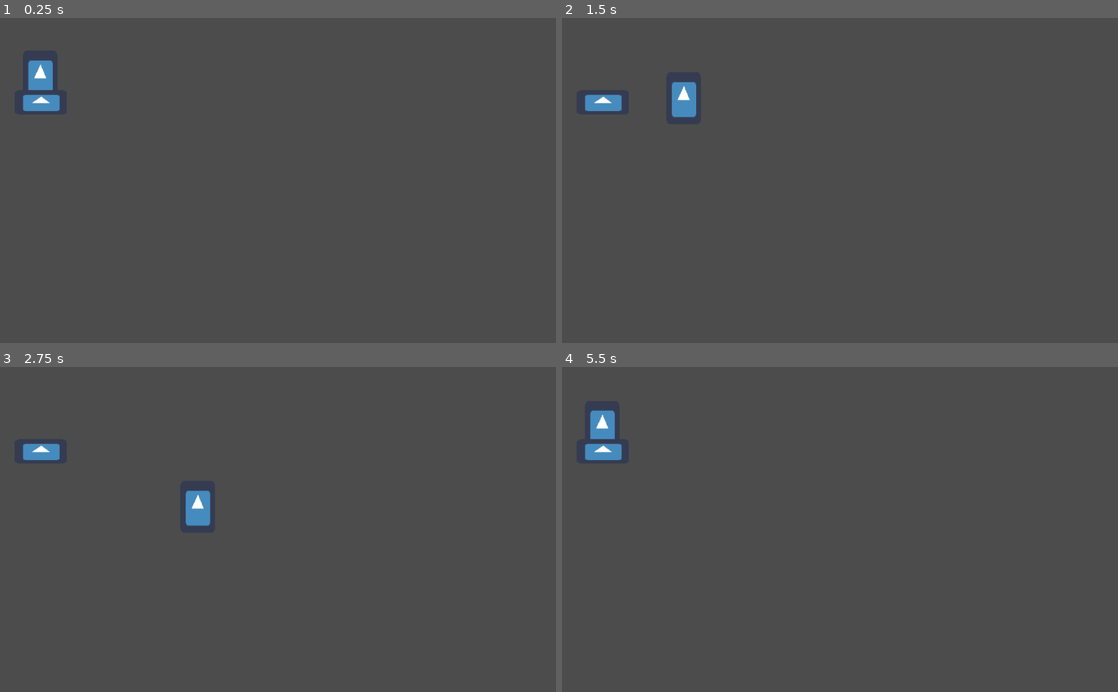
Above: before the commit, frames 1-4 (two rows, left to right).
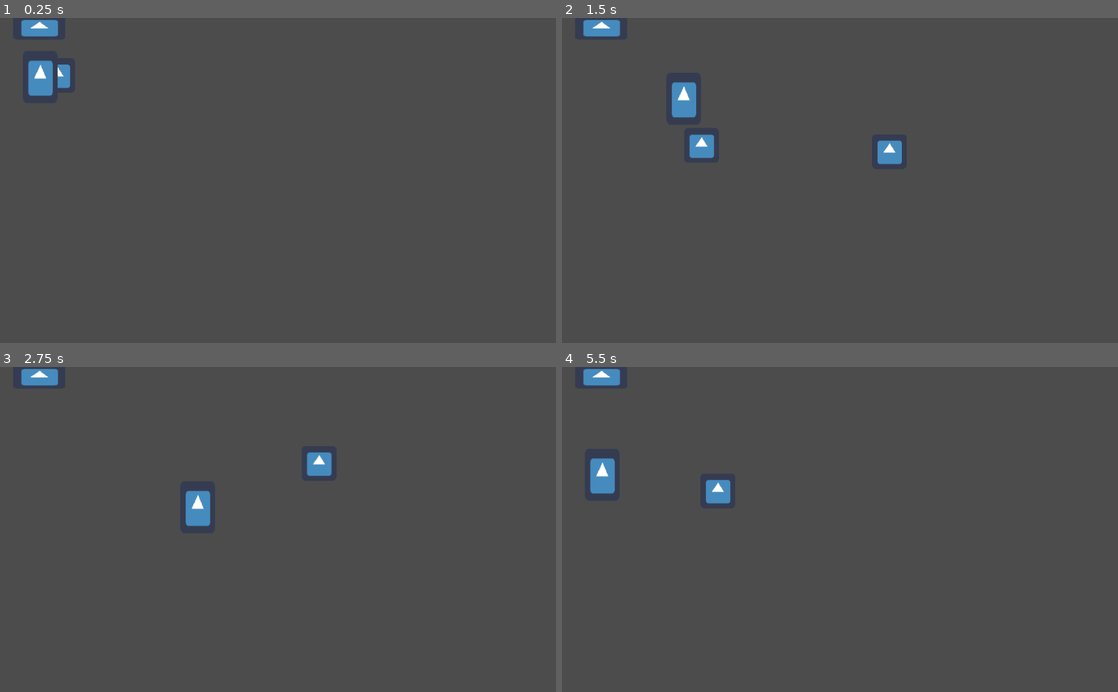
Above: after the commit, the same moments.

Repository: reidbhuntley/snowfort
Game: Godot game, scene res://Scenes/Main.tscn
The game is run twice, just before and just after one commit, with the same random seed, the same clock (stepped at 60 frames per second) and the same inputs. The engine's default icon, where the game draws it, is replaced by a stand-in: a white triangle on a blue panel in a dark square.
Inputs (mouse positions are in pixels of both pictures, inside the frame that each line leads up to):
- Up to frame 1 (0.25 s): no input
- Up to frame 2 (1.5 s): move the mouse to (962, 164) at 0.52 s; hold D (move_right) 0.53-1.28 s; click (962, 164) at 0.6 s; move the mouse to (728, 196) at 1.27 s; hold S (move_down) from 1.28 s (still down); click (728, 196) at 1.35 s
- Up to frame 3 (2.75 s): move the mouse to (333, 458) at 2.02 s; release S (move_down) at 2.03 s; hold D (move_right) from 2.03 s (still down); click (333, 458) at 2.1 s
- Up to frame 4 (5.5 s): move the mouse to (812, 594) at 2.77 s; release D (move_right) at 2.78 s; hold W (move_up) 2.78-3.53 s; click (812, 594) at 2.85 s; move the mouse to (1006, 578) at 3.52 s; hold A (move_left) 3.53-5.03 s; click (1006, 578) at 3.6 s; move the mouse to (673, 480) at 4.27 s; click (673, 480) at 4.35 s; move the mouse to (867, 529) at 5.02 s; hold S (move_down) from 5.03 s (still down); click (867, 529) at 5.1 s

The runs differ from the first frame. In frame 1, 0.9% of the frame differs, in the area x 3-13%, y 0-29%; in frame 2, 1.4%; in frame 3, 1.0%; in frame 4, 1.9%, in the area x 3-31%, y 0-43%.

Commit message:
Added Projectile Shooting

Diff:
--- /dev/null
+++ b/Scenes/Bullet.gd
@@ -0,0 +1,18 @@
+extends Area2D
+
+var speed = 10
+var movement = Vector2()
+onready var mouse_pos = null
+
+# Called when the node enters the scene tree for the first time.
+func _ready():
+	mouse_pos = get_local_mouse_position()
+
+func _physics_process(delta):
+	movement = movement.move_toward(mouse_pos, delta)
+	movement = movement.normalized() * speed
+	position = position + movement
+
+# Called every frame. 'delta' is the elapsed time since the previous frame.
+#func _process(delta):
+#	pass
--- /dev/null
+++ b/Scenes/Bullet.tscn
@@ -0,0 +1,12 @@
+[gd_scene load_steps=3 format=2]
+
+[ext_resource path="res://icon.png" type="Texture" id=1]
+[ext_resource path="res://Scenes/Bullet.gd" type="Script" id=2]
+
+[node name="Bullet" type="Area2D"]
+script = ExtResource( 2 )
+
+[node name="Sprite" type="Sprite" parent="."]
+texture = ExtResource( 1 )
+
+[node name="CollisionShape2D" type="CollisionShape2D" parent="."]
--- a/Scenes/Main.tscn
+++ b/Scenes/Main.tscn
@@ -1,8 +1,9 @@
-[gd_scene load_steps=4 format=2]
+[gd_scene load_steps=5 format=2]
 
 [ext_resource path="res://Scenes/Player/Player.tscn" type="PackedScene" id=1]
 [ext_resource path="res://Scenes/Wall/Wall.tscn" type="PackedScene" id=2]
 [ext_resource path="res://Scenes/Grid/Grid.tscn" type="PackedScene" id=3]
+[ext_resource path="res://Scenes/Bullet.tscn" type="PackedScene" id=4]
 
 [node name="Game" type="Node"]
 
@@ -10,7 +11,9 @@
 grid_bounds = Vector2( 3, 3 )
 
 [node name="Player" parent="Grid" instance=ExtResource( 1 )]
-position = Vector2( 74.1202, 156.385 )
+position = Vector2( 74.1202, 156.885 )
 
 [node name="Wall" parent="Grid" instance=ExtResource( 2 )]
-position = Vector2( 75.2357, 178.939 )
+position = Vector2( 72.2357, 40.939 )
+
+[node name="Bullet" parent="Grid" instance=ExtResource( 4 )]
--- a/Scenes/Player/Player.gd
+++ b/Scenes/Player/Player.gd
@@ -3,6 +3,7 @@
 const SPEED = 200
 
 var velocity = Vector2.ZERO
+onready var BULLET_SCENE = preload("res://Scenes/Bullet.tscn")
 
 func _physics_process(delta):
 	var input_vector = Vector2.ZERO
@@ -16,3 +17,12 @@
 		velocity = Vector2.ZERO
 
 	move_and_slide(velocity) # Moves body along input vector. Slides against other objects instead of stopping dead. Accounts for delta automatically.
+
+func _process(delta):
+	if Input.is_action_just_pressed("ui_mouse_left"):
+		fire()
+
+func fire():
+	var bullet = BULLET_SCENE.instance()
+	bullet.position = get_global_position()
+	get_parent().add_child(bullet)
--- a/project.godot
+++ b/project.godot
@@ -46,6 +46,11 @@
 "events": [ Object(InputEventKey,"resource_local_to_scene":false,"resource_name":"","device":0,"alt":false,"shift":false,"control":false,"meta":false,"command":false,"pressed":false,"scancode":83,"unicode":0,"echo":false,"script":null)
  ]
 }
+ui_mouse_left={
+"deadzone": 0.5,
+"events": [ Object(InputEventMouseButton,"resource_local_to_scene":false,"resource_name":"","device":0,"alt":false,"shift":false,"control":false,"meta":false,"command":false,"button_mask":0,"position":Vector2( 0, 0 ),"global_position":Vector2( 0, 0 ),"factor":1.0,"button_index":1,"pressed":false,"doubleclick":false,"script":null)
+ ]
+}
 
 [rendering]
 
